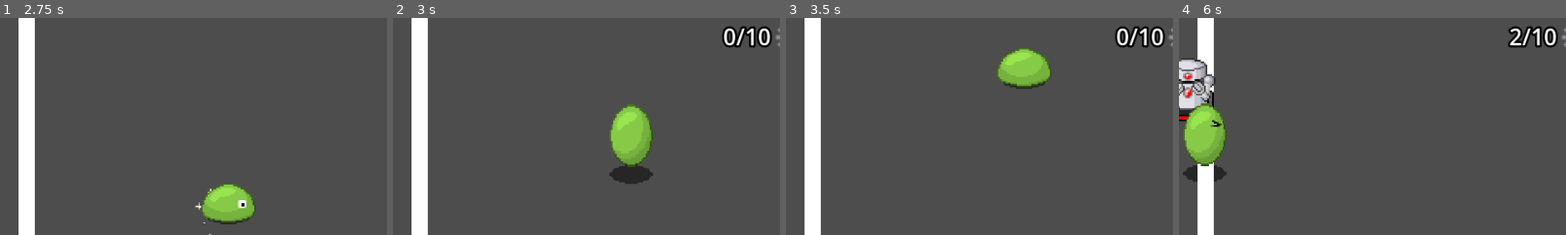
Above: before the commit, frames 1-4 (left to right).
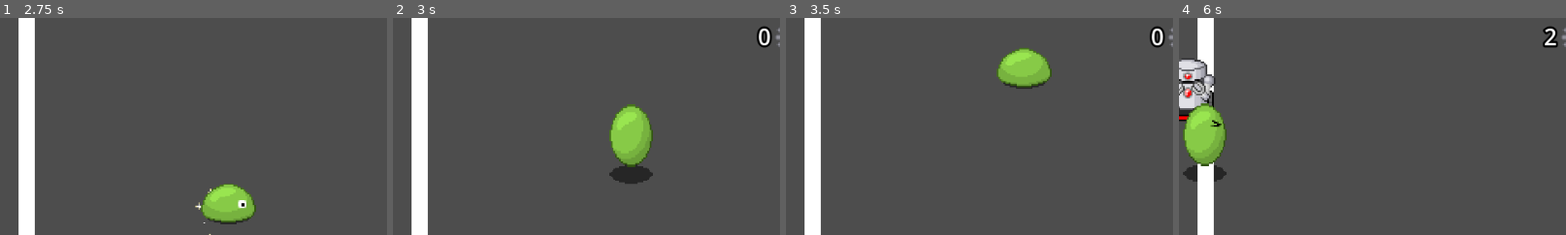
Above: after the commit, the same moments.

Repository: EthanLac13/monsters_vs_machines
Game: Godot game, scene res://scenes/MainScene.tscn
The game is run twice, just before and just after one commit, with the same random seed, the same clock (stepped at 60 frames per second) and the same inputs. The engine's default icon, where the game draws it, is replaced by a stand-in: a white triangle on a blue panel in a dark square.
Inputs:
- Up to frame 1 (2.75 s): hold Right (InputRight) 0.53-1.28 s; tap Q (UseMove1) at 0.6, 2.1 s; hold Down (InputDown) 1.28-2.03 s; tap W (UseMove2) at 1.35 s; hold Right (InputRight) from 2.03 s (still down)
- Up to frame 2 (3 s): release Right (InputRight) at 2.78 s; hold Up (InputUp) from 2.78 s (still down); tap W (UseMove2) at 2.85 s
- Up to frame 3 (3.5 s): keep holding Up (InputUp)
- Up to frame 4 (6 s): release Up (InputUp) at 3.53 s; hold Left (InputLeft) 3.53-5.03 s; tap Q (UseMove1) at 3.6, 5.1 s; tap W (UseMove2) at 4.35, 5.85 s; hold Down (InputDown) 5.03-5.78 s; hold Right (InputRight) from 5.78 s (still down)
The pictures show only the part of the screen within x 47-96%, y 0-50%; the shares and areas given below are measured in that part.

Frame 1 is identical in both runs. In frame 2, 0.6% of the frame differs, in the area x 84-94%, y 3-14%; in frame 3, 0.6%; in frame 4, 0.9%, in the area x 84-98%, y 3-14%.

Commit message:
Changed HUD enemy display

Diff:
--- a/scenes/battle/enemy_spawner.gd
+++ b/scenes/battle/enemy_spawner.gd
@@ -22,7 +22,7 @@
 
 		# Make the character spawner spawn the enemy
 		var spawned_enemy = character_spawner_scene.spawn_enemy_from_list(enemy_id, my_spawn_zone.position.x, my_spawn_zone.position.y)
-		enemy_was_spawned.emit(enemy_id)
+		enemy_was_spawned.emit(spawned_enemy)
 
 		# Give the enemy its track
 		spawned_enemy.track = tracks[randi_range(0, tracks.size() - 1)]
--- a/scenes/battle/wave_spawner.gd
+++ b/scenes/battle/wave_spawner.gd
@@ -27,6 +27,8 @@
 var enemies_spawned: int = 0
 # Maximum amount of enemies for this wave
 var max_enemy_spawns: int = 0
+# Amount of currently-active enemies
+var active_enemies: int = 0
 
 # Connection to the HUD node
 var hud: CanvasLayer
@@ -48,7 +50,7 @@
 
 func start_wave():
 	create_enemy_spawners(wave)
-	hud.set_enemy_count(enemies_spawned, max_enemy_spawns)
+	hud.set_enemy_count(active_enemies)
 	hud.show_wave_hud()
 
 func create_enemy_spawners(current_wave: int):
@@ -103,6 +105,12 @@
 		add_child(enemy_spawner)
 		enemy_spawner.enemy_was_spawned.connect(notify_enemy_spawned)
 
-func notify_enemy_spawned(enemy_id: int):
+func notify_enemy_spawned(enemy: Node2D):
 	enemies_spawned += 1
-	hud.set_enemy_count(enemies_spawned, max_enemy_spawns)
+	active_enemies += 1
+	hud.set_enemy_count(active_enemies)
+	enemy.was_killed.connect(notify_enemy_destroyed)
+
+func notify_enemy_destroyed():
+	active_enemies -= 1
+	hud.set_enemy_count(active_enemies)
--- a/scenes/hud/HUD.tscn
+++ b/scenes/hud/HUD.tscn
@@ -318,7 +318,7 @@
 theme_override_colors/font_outline_color = Color(0, 0, 0, 1)
 theme_override_constants/outline_size = 10
 theme_override_font_sizes/normal_font_size = 28
-text = " 10/10 "
+text = "0 "
 fit_content = true
 scroll_active = false
 autowrap_mode = 0
--- a/scenes/hud/hud.gd
+++ b/scenes/hud/hud.gd
@@ -80,5 +80,5 @@
 	$WaveText.text = str(current_wave)
 
 # Sets enemy count
-func set_enemy_count(current_enemies: int, max_enemies: int):
-	$EnemyCountText.text = (gauge_text_template % [current_enemies, max_enemies]) + " "
+func set_enemy_count(enemies: int):
+	$EnemyCountText.text = str(enemies) + " "
